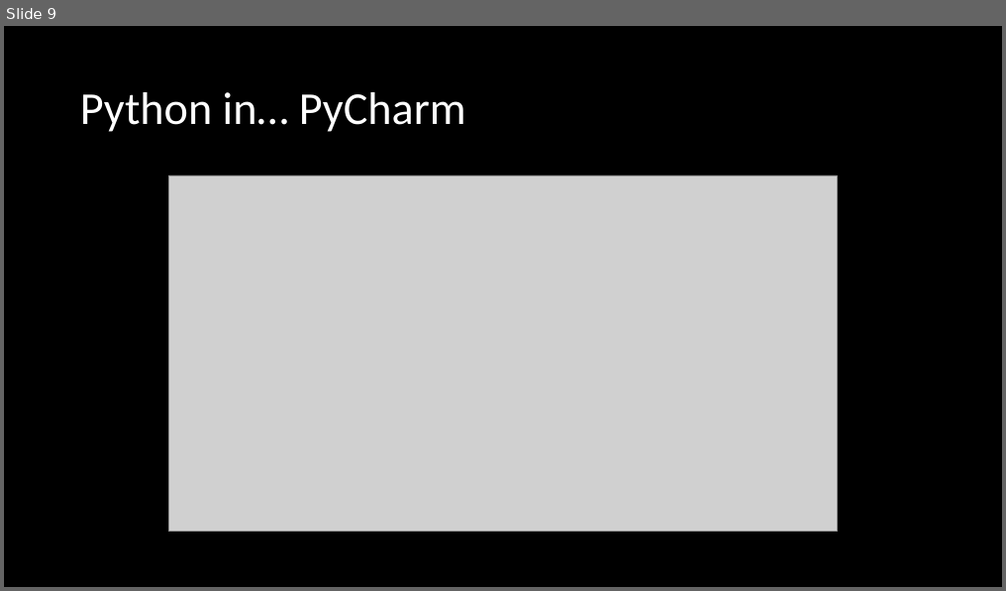
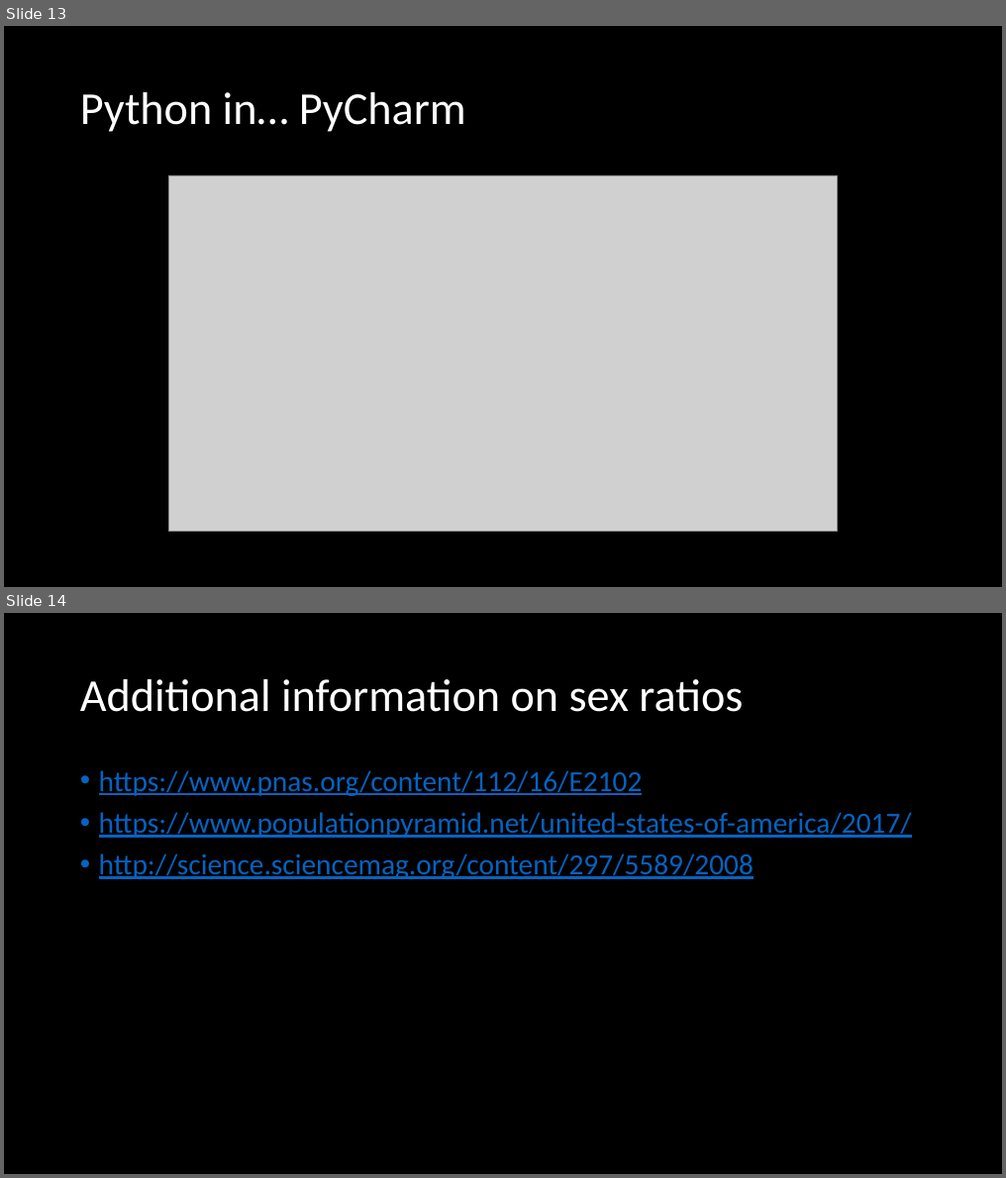
Before and after one commit to mike-babb/intro_to_python, a slide deck: Introduction to Python.pptx. Shown one above the other, each under a label of ours: slide 9 before the commit, slides 13 and 14 after it. The pictures are 1006x591 and 1006x1178 pixels, drawn with LibreOffice and Linux fonts; fonts in the diff are those of the drawing; grey boxes stand for pictures. Boxes give left, top, right and bottom in pixels: in the first picture for what was removed or moved away, otherwise in the second. Text is boxed around its words. In the diff, an @@ line names an element or a change of style, - is before the commit and + after.

```diff
--- a/Introduction to Python.pptx
+++ b/Introduction to Python.pptx
@@ slide 14 added at [4,613,1002,1174], background #000000 @@
@@ title added at [80,679,743,712], 44 pt, text #FFFFFF @@
+Additional information on sex ratios
@@ text added at [99,770,912,879], 28 pt, text #0563C1, underline @@
+• https://www.pnas.org/content/112/16/E2102
+• https://www.populationpyramid.net/united-states-of-america/2017/
+• http://science.sciencemag.org/content/297/5589/2008
@@ what was slide 9 is now slide 13 @@
```
Also in this commit, not shown: 5 slides changed, 4 other slides added, 13 other files.
